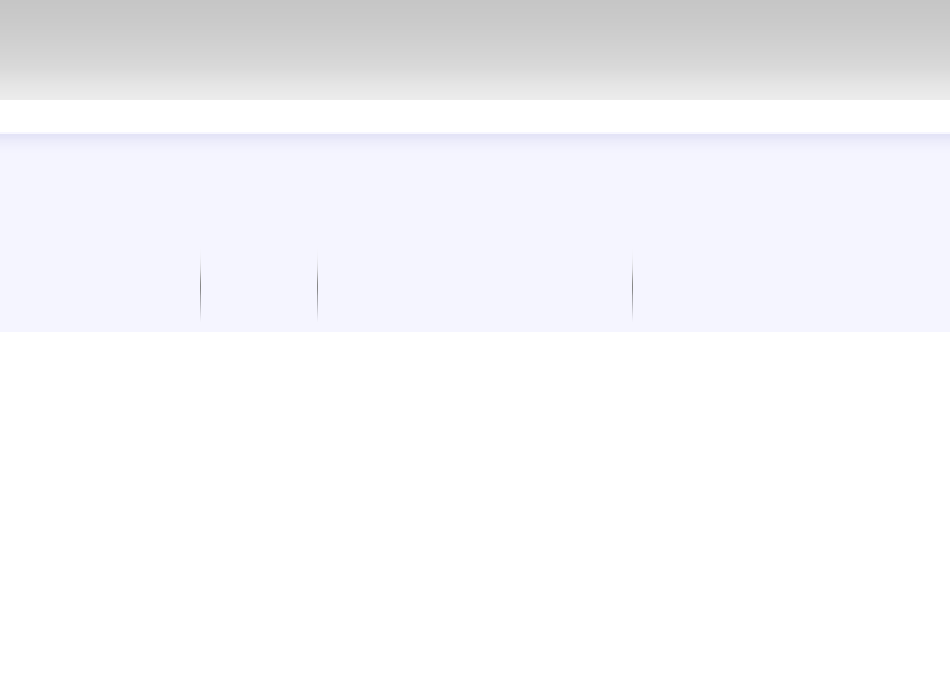
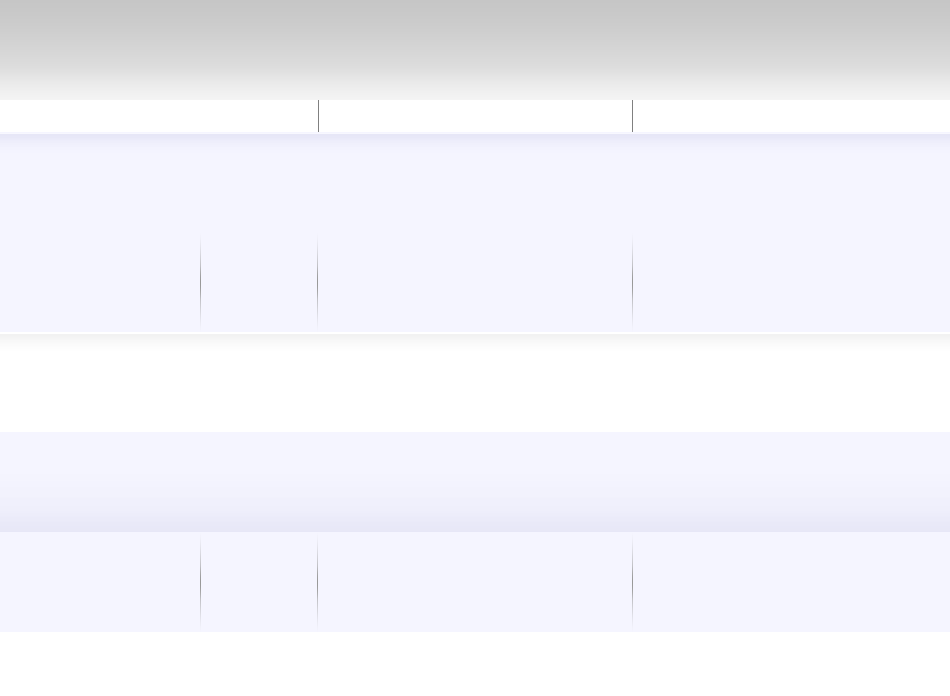
Before/after of a (950, 696) layered artwork. What changed in the layer stack:
added layer "navbar stroke" (multiply) above "navbar button" over [318, 100, 633, 132]
added layer "navbar button" (screen) above "navbar active" over [318, 100, 633, 132]
painted on "footer widgets" over [0, 432, 950, 532]
painted on "footer boxes" over [0, 532, 950, 632]
